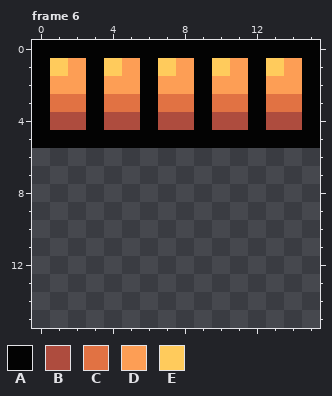
Pixel-art file, stored at graphics/enemy_hp_bar.aseprite. This is how it looked before the edit.
16x16 pixels, 6 frames. Shown: frame 6. The commit also changed other frames, which this record leaves out.
Palette (. is transparent): A #030303  B #ae4c3e  C #e17243  D #fd9e55  E #ffcb5c
After:
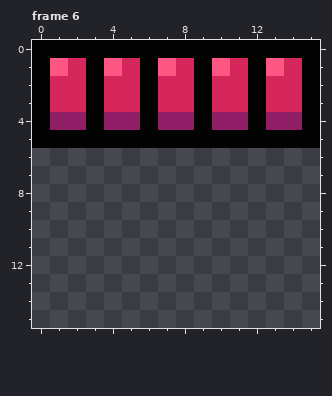
From old to new:
@@ palette @@
-B #ae4c3e
+B #901e66
-D #fd9e55
+D #d6275c
-E #ffcb5c
+E #ff5784
--- frame 6, layer "Layer 1"
@@ x 0..15 @@
  2 ADDADDADDADDADDA
- 3 ACCACCACCACCACCA
+ 3 ADDADDADDADDADDA
  4 ABBABBABBABBABBA
